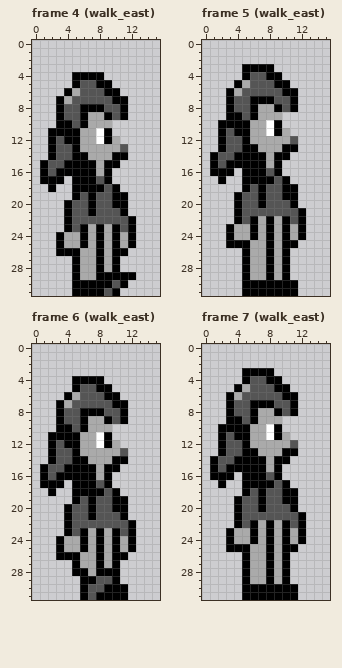
Two states of a pixel-art file, characters/stanford/body.aseprite. The first picture shows the starting point.
16x32 pixels, 7 frames. Shown: frame 4 (walk_east), frame 5 (walk_east), frame 6 (walk_east), frame 7 (walk_east). The commit also changed other frames, which this record leaves out.
The same view after the edit:
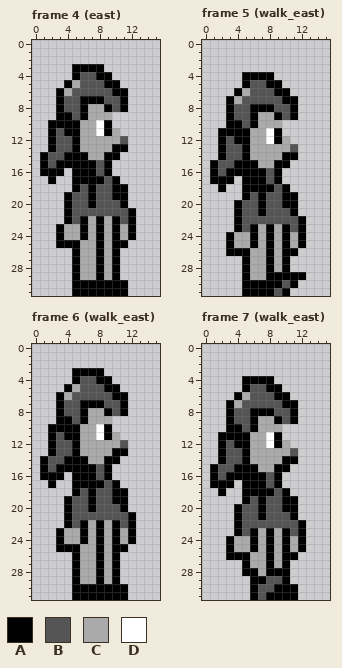
Palette (. is transparent): A #000000  B #555555  C #aaaaaa  D #ffffff
What changed:
Changed rows in their new state; - is an unchanged pixel.
Frame 4 (east), layers "head", "body":
first column x 1:
 3 ----AAAA----
 4 -----BB-A---
 5 ---AC--B-A--
 6 --ACB---B-A-
 7 ---B-AAA-B--
 8 ------CCA---
 9 ---A----C..-
10 -A--AC-DA---
11 --B------C--
12 ---B---CC-B-
13 ---------AA-
14 AB-A----A-.-
15 --A----B-.--
16 -A-.---B----
17 .-.----ABA--
18 -.---B-B--A-
19 ---AB-------
20 ---------B--
21 ------B---BA
22 -----ACACA--
23 --ACC-----C-
25 ---AAC----A.
26 --..------.-
29 --------C-..
30 ---------A--
31 --------A-A-
Frame 5 (walk_east), layers "head", "body":
first column x 1:
 3 ----....----
 4 -----AA-.---
 5 ---.A--A-.--
 6 --.AC---A-.-
 7 ---C-BBB-A--
 8 ------AAB---
 9 ---B----ABA-
10 -.--BA-CC---
11 --A------.--
12 ---A---DA-.-
13 -----C---CB-
14 .A-B-CC-C-A-
15 --B---C--A--
16 -B-A--------
17 A-A----BA.--
18 -A---A-A--.-
19 ---.A-------
20 ---------A--
21 ------A---A.
22 -----BBBBB--
23 --.AB-----B-
25 ---CCA----CA
26 --AA------A-
29 --------A-AA
30 ---------B--
31 --------B-.-
Frame 6 (walk_east), layers "head", "body":
first column x 1:
 3 ----AAAA----
 4 -----BB-A---
 5 ---AC--B-A--
 6 --ACB---B-A-
 7 ---B-AAA-B--
 8 ------CCA---
 9 ---A----C..-
10 -A--AC-DA---
11 --B------C--
12 ---B---CC-B-
13 ---------AA-
14 AB-A----A-.-
15 --A----B-.--
16 -A-.---B----
17 .-.----ABA--
18 -.---B-B--A-
19 ---AB-------
20 ---------B--
21 ------B---BA
22 -----ACACA--
23 --ACC-----C-
25 ---AAC----A.
26 --..------.-
28 -----C--C---
29 ----ACCAC---
30 ----A-AA----
31 ----A-A-----
Frame 7 (walk_east), layers "head", "body":
first column x 1:
 3 ----....----
 4 -----AA-.---
 5 ---.A--A-.--
 6 --.AC---A-.-
 7 ---C-BBB-A--
 8 ------AAB---
 9 ---B----ABA-
10 -.--BA-CC---
11 --A------.--
12 ---A---DA-.-
13 -----C---CB-
14 .A-B-CC-C-A-
15 --B---C--A--
16 -B-A--------
17 A-A----BA.--
18 -A---A-A--.-
19 ---.A-------
20 ---------A--
21 ------A---A.
22 -----BBBBB--
23 --.AB-----B-
25 ---CCA----CA
26 --AA------A-
28 -----A--A---
29 ----.AABB---
30 ----.-BB----
31 ----.-B-----
